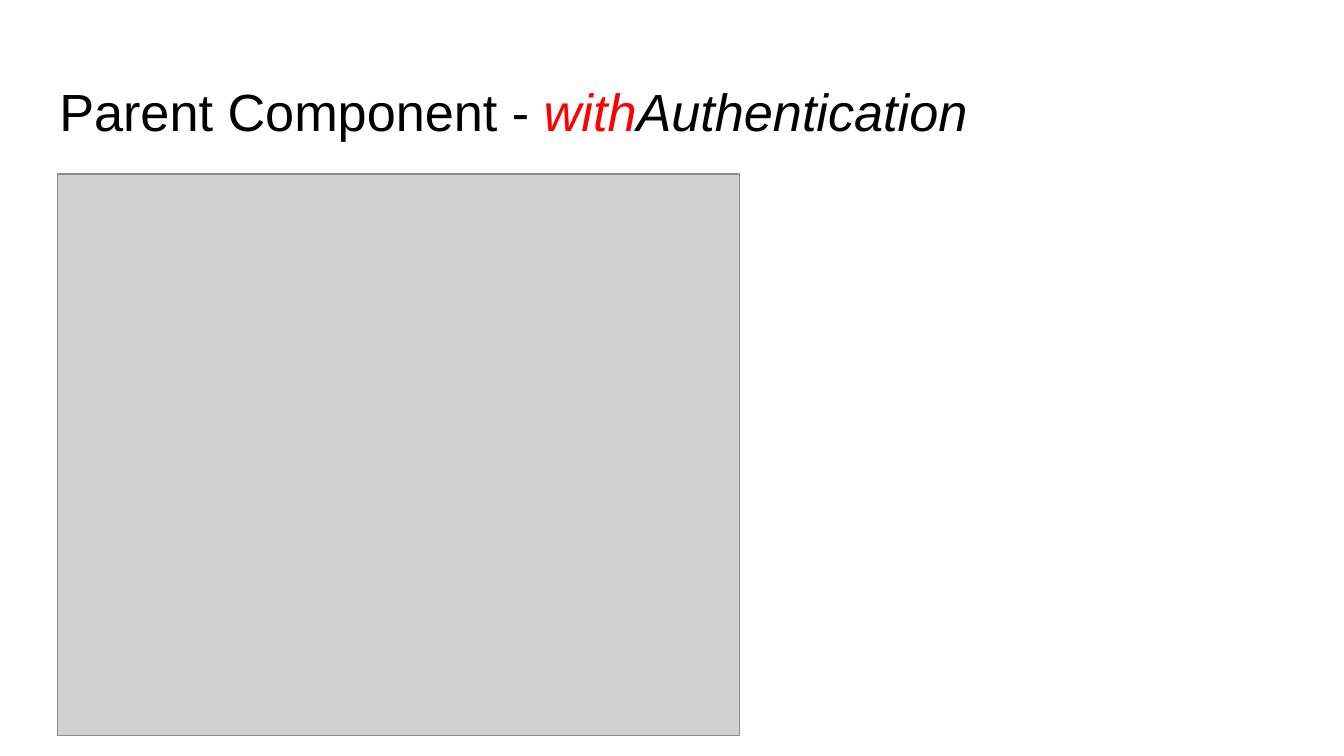
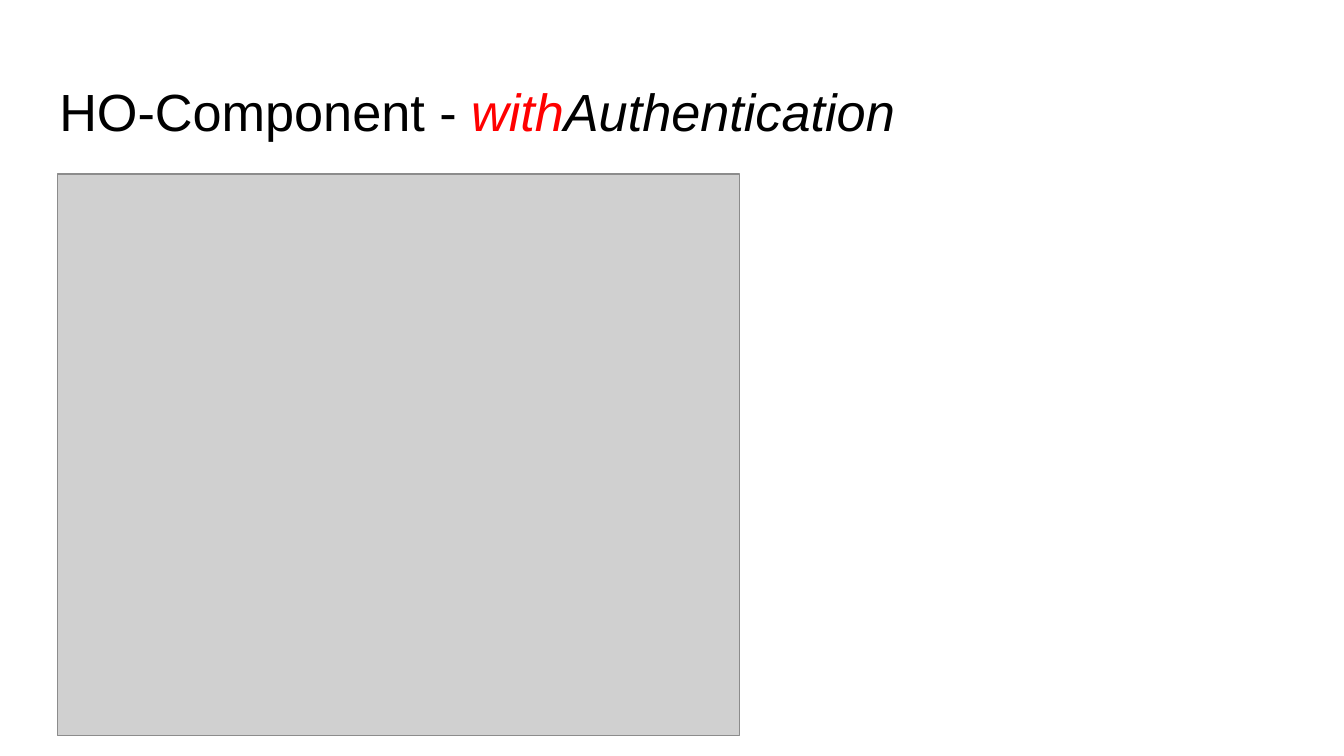
Before and after one commit to ridoansaleh/sharing-business-logic, a slide deck: slide 12 of docs/Sharing Common Logic Between Components.pptx (slide 10 before the commit). Drawn at 1344x756 pixels with LibreOffice and Linux fonts; fonts in the diff are those of the drawing; grey boxes stand for pictures. Boxes give left, top, right and bottom in pixels: in the first picture for what was removed or moved away, otherwise in the second. Text is boxed around its words. In the diff, an @@ line names an element or a change of style, - is before the commit and + after.

```diff
--- a/docs/Sharing Common Logic Between Components.pptx
+++ b/docs/Sharing Common Logic Between Components.pptx
@@ title at [59, 93, 895, 141]: text changed @@
-Parent Component - withAuthentication
+HO-Component - withAuthentication
```
Also in this commit, not shown: 6 other slides changed, 6 slides added, 4 slides removed, 7 other files.
